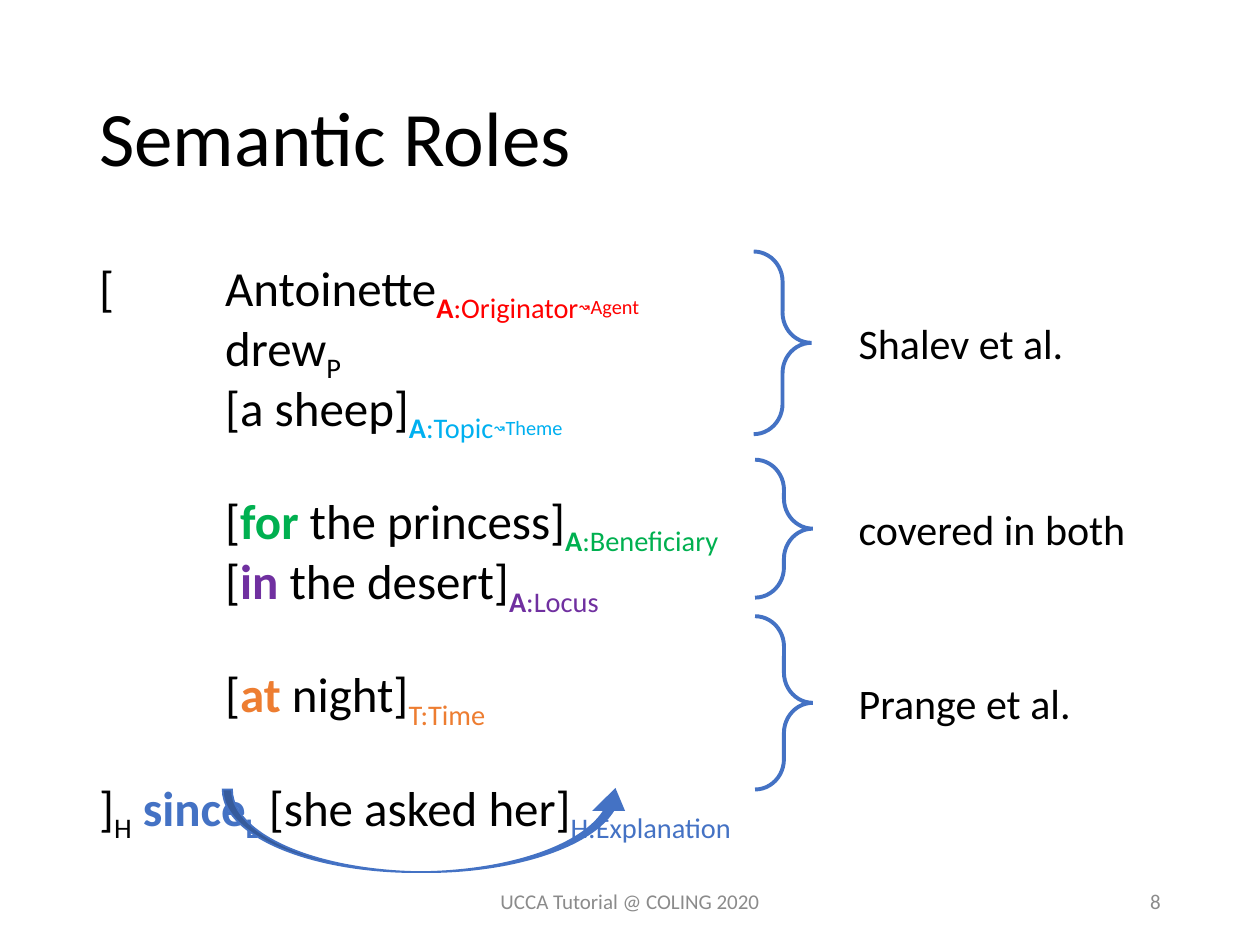
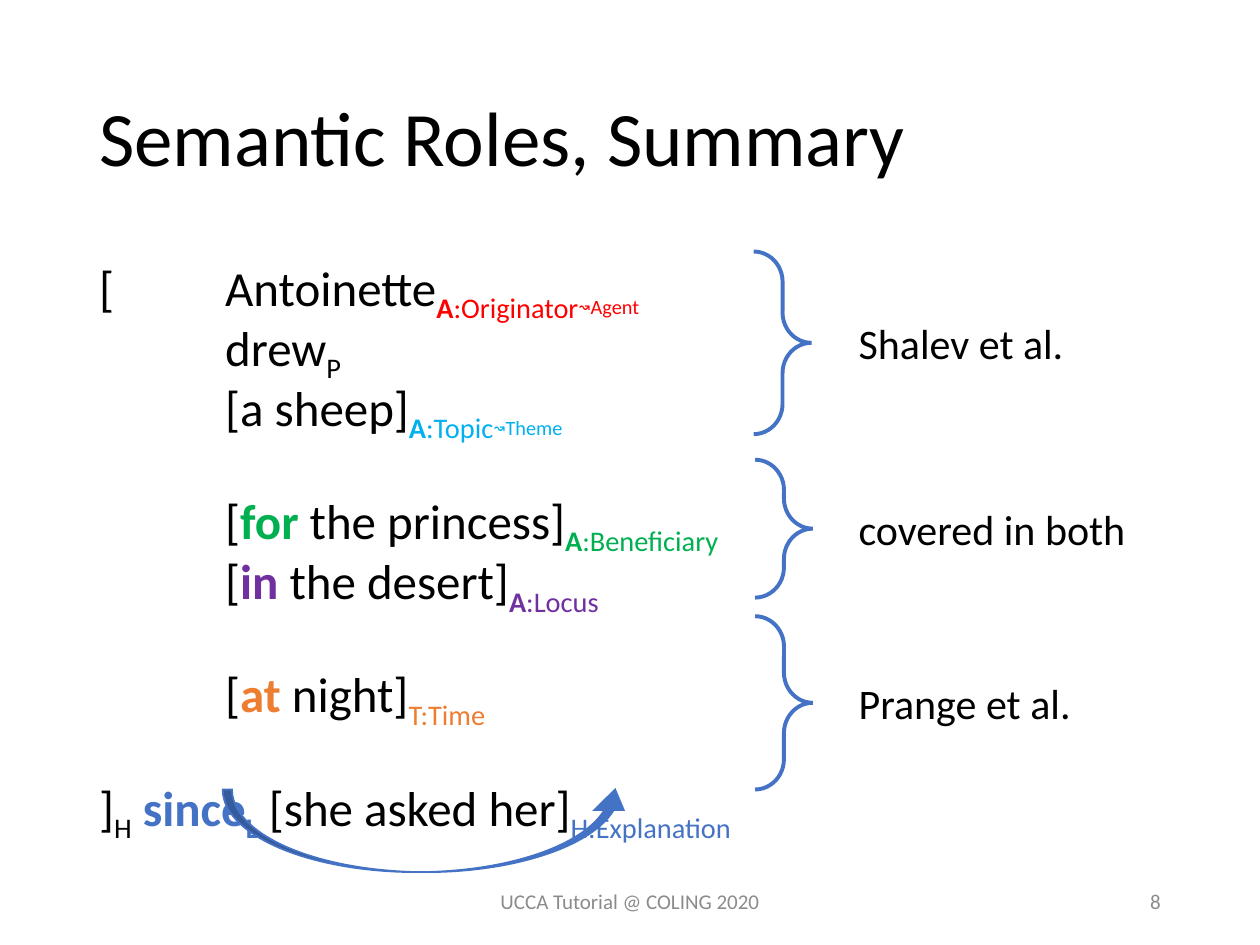
Before and after one commit to UniversalConceptualCognitiveAnnotation/tutorial, a slide deck: slide 8 of UCCA Extensions Comparison.pptx. Drawn at 1260x945 pixels with LibreOffice and Linux fonts; fonts in the diff are those of the drawing. Boxes give left, top, right and bottom in pixels: in the first picture for what was removed or moved away, otherwise in the second. Text is boxed around its words. In the diff, an @@ line names an element or a change of style, - is before the commit and + after.

```diff
--- a/UCCA Extensions Comparison.pptx
+++ b/UCCA Extensions Comparison.pptx
@@ title at (x1=99, y1=112, x2=904, y2=179): text changed @@
-Semantic Roles
+Semantic Roles, Summary
```
Also in this commit, not shown: 18 other slides changed, 1 slide added, 1 other file.
